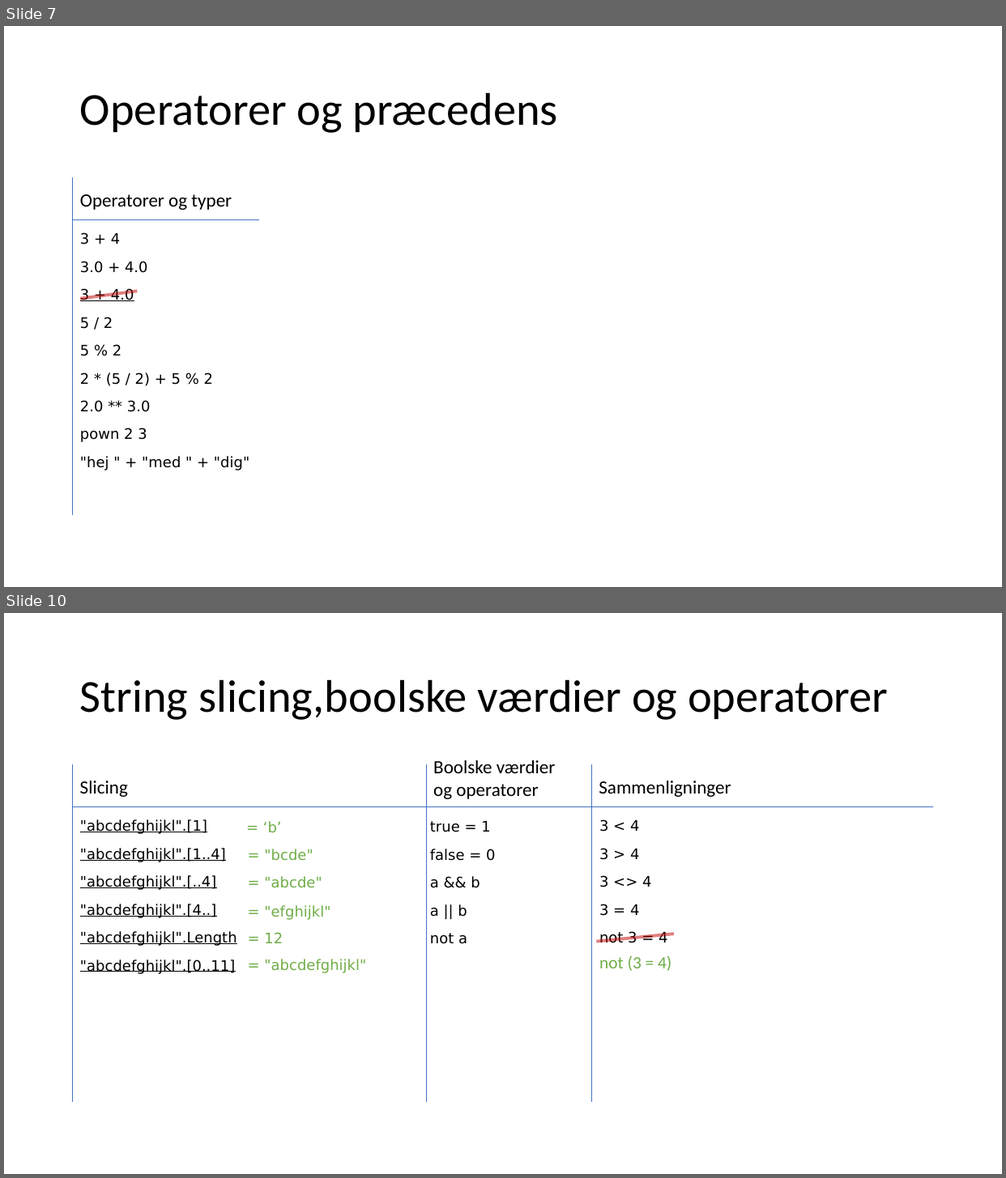
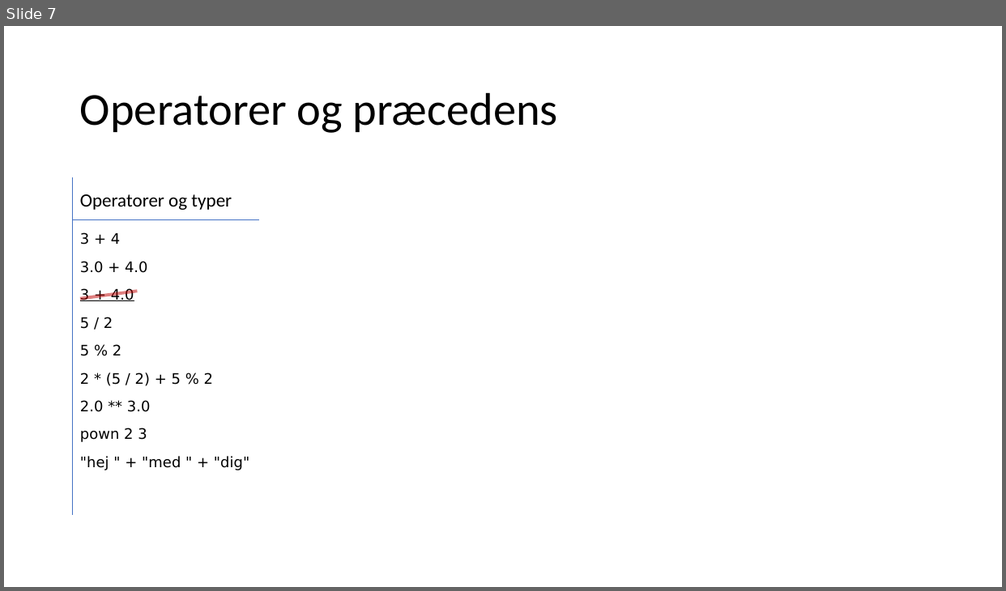
Before and after one commit to fisterloegsovs/pop22, a slide deck: lectures/2.3Fsharp/lecture.pptx. Shown one above the other, each under a label of ours: slides 7 and 10 before the commit, slide 7 after it; the slides between them are not shown. The pictures are 1006x1178 and 1006x591 pixels, drawn with LibreOffice and Linux fonts; fonts in the diff are those of the drawing. Boxes give left, top, right and bottom in pixels: in the first picture for what was removed or moved away, otherwise in the second. Text is boxed around its words. In the diff, an @@ line names an element or a change of style, - is before the commit and + after.

```diff
--- a/lectures/2.3Fsharp/lecture.pptx
+++ b/lectures/2.3Fsharp/lecture.pptx
@@ slide 10 removed at (x1=4, y1=613, x2=1002, y2=1174), background #FFFFFF @@
@@ title removed at (x1=80, y1=679, x2=888, y2=720) @@
-String slicing,boolske værdier og operatorer
@@ line removed from (73, 764) to (73, 1102) @@
@@ text removed at (x1=80, y1=781, x2=128, y2=797) @@
-Slicing
@@ line removed from (426, 764) to (426, 1102) @@
@@ text removed at (x1=433, y1=760, x2=556, y2=799) @@
-Boolske værdier og operatorer
@@ line removed from (592, 764) to (592, 1102) @@
@@ text removed at (x1=599, y1=781, x2=731, y2=797) @@
-Sammenligninger
@@ line removed from (73, 807) to (934, 807) @@
@@ text removed at (x1=80, y1=820, x2=237, y2=974) @@
-"abcdefghijkl".[1]
-"abcdefghijkl".[1..4]
-"abcdefghijkl".[..4]
-"abcdefghijkl".[4..]
-"abcdefghijkl".Length
-"abcdefghijkl".[0..11]
@@ text removed at (x1=263, y1=821, x2=282, y2=833) @@
-= ‘b’
@@ text removed at (x1=430, y1=821, x2=495, y2=944) @@
-true = 1
-false = 0
-a && b
-a || b
-not a
@@ text removed at (x1=599, y1=820, x2=667, y2=943) @@
-3 < 4
-3 > 4
-3 <> 4
-3 = 4
-not 3 = 4
@@ text removed at (x1=264, y1=849, x2=313, y2=861) @@
-= "bcde"
@@ text removed at (x1=264, y1=876, x2=322, y2=888) @@
-= "abcde"
@@ text removed at (x1=264, y1=905, x2=330, y2=920) @@
-= "efghijkl"
@@ text removed at (x1=264, y1=932, x2=283, y2=943) @@
-= 12
@@ line removed from (597, 942) to (674, 934) @@
@@ text removed at (x1=264, y1=959, x2=366, y2=973) @@
-= "abcdefghijkl"
@@ text removed at (x1=599, y1=956, x2=671, y2=971) @@
-not (3 = 4)
```
Also in this commit, not shown: 1 slide changed, 2 other slides removed, 10 other files.
